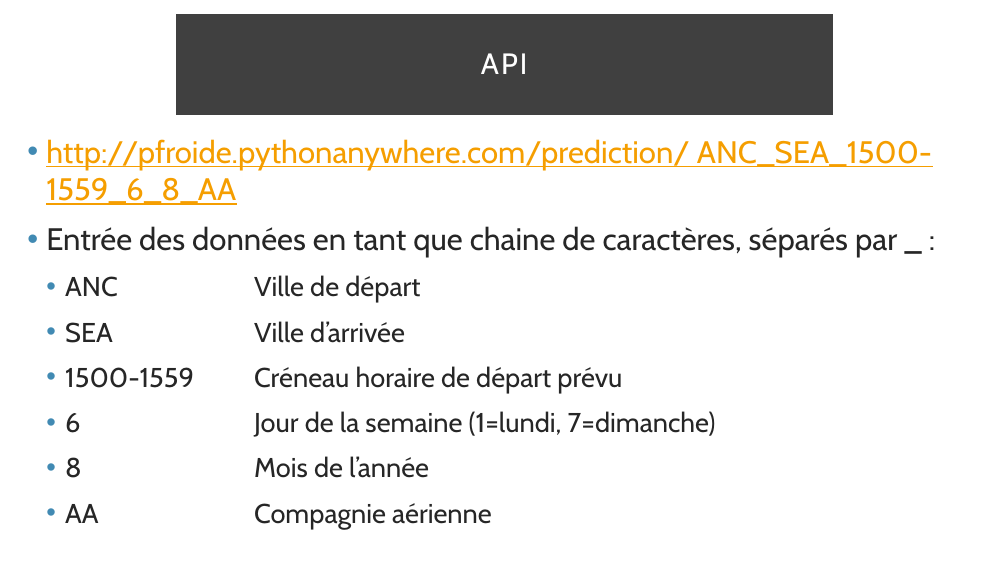
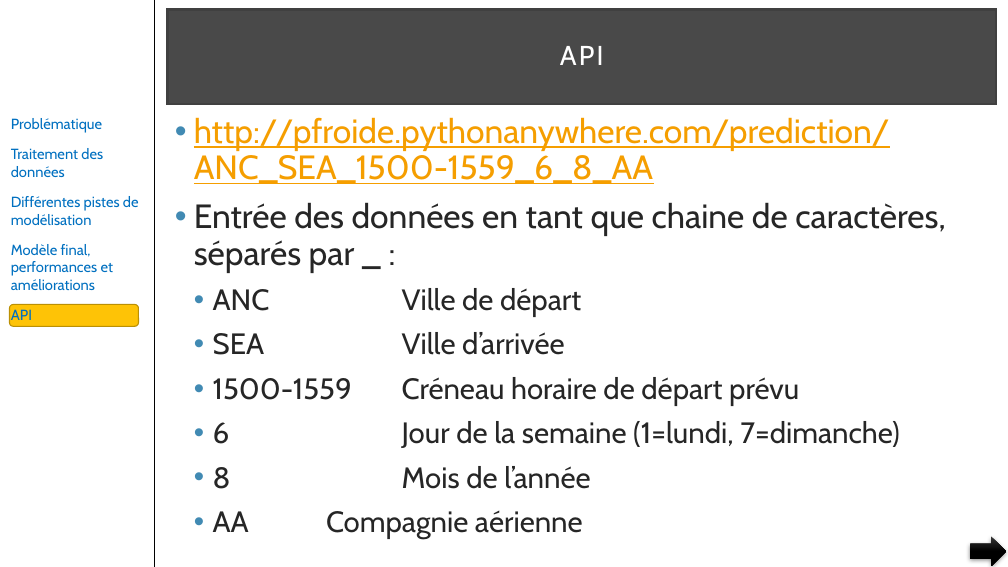
Before and after one commit to pfroide/python, a slide deck: slide 41 of Projet_4/p4.pptx (slide 38 before the commit). Drawn at 1008x567 pixels with LibreOffice and Linux fonts; fonts in the diff are those of the drawing. Boxes give left, top, right and bottom in pixels: in the first picture for what was removed or moved away, otherwise in the second. Text is boxed around its words. In the diff, an @@ line names an element or a change of style, - is before the commit and + after.

Commit message:
Version finale

```diff
--- a/Projet_4/p4.pptx
+++ b/Projet_4/p4.pptx
@@ line added from (154, 0) to (154, 567), #000000 1 pt @@
@@ title "API": place and size @@
-title "API" at [177,16,832,114]
+title "API" at [167,10,996,104]
@@ title "API" at [167,10,996,104]: size 28 to 26 pt; fill #000000 at 75% opacity to #0D0D0D at 75% opacity @@
@@ text added at [11,118,139,320], 14 pt, text #0070C0 @@
+Problématique
+Traitement des données
+Différentes pistes de modélisation
+Modèle final, performances et améliorations
+API
@@ text "http://pfroide.pythonanywhere.com/prediction/ ANC_SEA_1500-1 ...": place and size @@
-text "http://pfroide.pythonanywhere.com/prediction/ ANC_SEA_1500-1 ..." at [46,139,932,529]
+text "http://pfroide.pythonanywhere.com/prediction/ ANC_SEA_1500-1 ..." at [194,117,945,539]
@@ text "http://pfroide.pythonanywhere.com/prediction/ ANC_SEA_1500-1 ..." at [194,117,945,539]: size 29.6 to 32 pt in "http://pfroide.pythonanywhere.com/prediction/ ANC_SEA_1500-1 ...", "Entrée des données en tant que chaine ..."; size 25.9 to 28 pt in "ANC Ville de départ", "SEA Ville d’arrivée", "1500-1559 Créneau horaire de départ prévu", "6 Jour de la semaine (1=lundi, 7=dimanche)" and 2 more places; line spacing 1 to 0.9 @@
@@ rounded rectangle added at [10,305,139,327], fill #FEC306, outline #BC9004 1 pt @@
@@ right arrow added at [971,537,1006,566], fill gradient #393939 to #000000 @@
```
Also in this commit, not shown: 27 other slides changed, 10 slides added, 6 slides removed.
